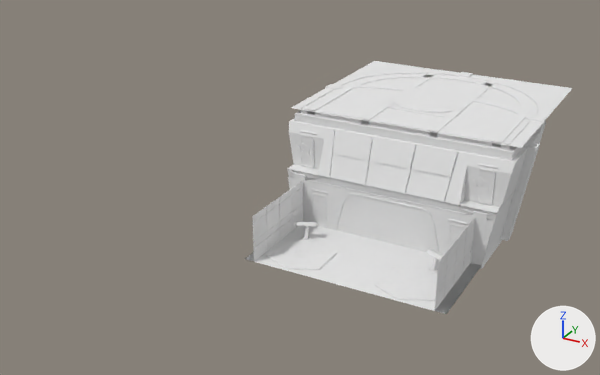
A saved change to the Blender file BlenderSource/MonitorShuttlebay.blend.
The view is the same before and after, from a 50 mm lens placed at (67.0, -178.5, 86.4), pointed at (-15.0, -29.5, 11.9). The axes (+X, +Y, +Z) are drawn at lower right. The lights are the same throughout.
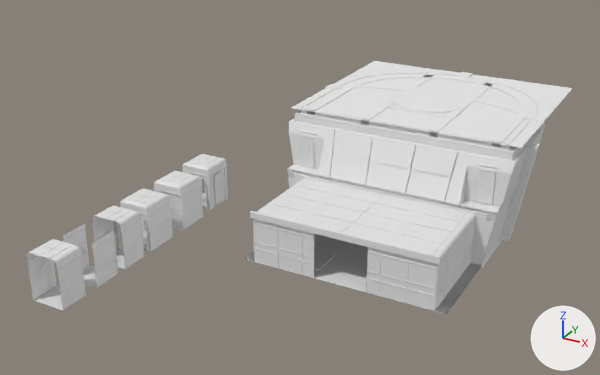
Where the change shows, as pixel boxes [x1, y1, x2, y2] in the pictures (600 x 375 px):
'Cube.001', added: after [27, 154, 228, 310]
part 1 of me_cube_001, added: after [293, 184, 347, 223]
part 2 of me_cube_001, added: after [382, 202, 430, 244]
part 3 of me_cube_001, added: after [301, 175, 477, 219]
part 4 of me_cube_001, added: after [250, 211, 441, 264]
part 5 of me_cube_001, added: after [257, 178, 475, 259]
part 6 of me_cube_001, added: after [278, 225, 314, 278]
part 7 of me_cube_001, built on: before [434, 251, 481, 314]; after [366, 247, 481, 314]
part 8 of me_cube_001, built on: before [247, 207, 267, 261]; after [247, 219, 278, 268]

Patch to the scene script:
```diff
--- a/BlenderSource/MonitorShuttlebay.blend.py
+++ b/BlenderSource/MonitorShuttlebay.blend.py
@@ mat_material_002 @@
+mat_material_002 = principled_material('Material.002')
+mat_material_002.base_color = (0.8, 0.8, 0.8)  # white #e7e7e7
+mat_material_002.roughness = 0.4
@@ me_cube_001 @@
 # used by ob_cube; location = (2.5, -2.4, 0.5); scale = (6.59, 6.59, 6.59)
-me_cube_001.from_pydata(...)  # 12377 vertices, 10720 faces; spans x -3.99..4.41, y -6.64..4.73, z -0.16..3.94
+me_cube_001.from_pydata(...)  # 13304 vertices, 11532 faces; spans x -3.99..4.41, y -6.69..4.73, z -0.16..3.94
+# me_cube_001 part 1: a new loose piece, a box spanning x -1.565..-1.262, y -6.611..-3.283, z 1.726..1.782, in mat_chaffeetexture (white #e7e7e7)
+# me_cube_001 part 2: a new loose piece, a box spanning x 1.425..1.729, y -6.611..-3.283, z 1.726..1.782, in mat_chaffeetexture (white #e7e7e7)
+# me_cube_001 part 3: a new loose piece, a box spanning x -3.03..3.255, y -3.331..-3.248, z 1.583..1.802, in mat_chaffeetexture (white #e7e7e7)
+# me_cube_001 part 4: a new loose piece, a box spanning x -3.03..3.255, y -6.689..-6.606, z 1.583..1.802, in mat_chaffeetexture (white #e7e7e7)
+# me_cube_001 part 5: a new loose piece of 503 vertices spanning x -2.99..3.22, y -6.61..-3.31, z 1.63..1.78, in mat_material_002 (white #e7e7e7)
+# me_cube_001 part 6: a new loose piece of 128 vertices spanning x -2.06..-0.77, y -6.64..-6.62, z 0.0..1.63, in mat_chaffeetexture (white #e7e7e7)
+# me_cube_001 part 7: 32 vertices moved from x 3.2..3.21, y -6.64..-6.63, z 0.0..1.63 to x 3.2..3.21, y -6.61, z 0.0..1.63; 192 vertices added at x 1.02..3.18, y -6.64..-6.62, z 0.0..1.63
+# me_cube_001 part 8: 32 vertices moved from x -2.98..-2.96, y -6.64..-6.63, z 0.0..1.63 to x -2.98..-2.96, y -6.61, z 0.0..1.63; 72 vertices added at x -2.95..-2.07, y -6.64..-6.62, z 0.0..1.63
 me_cube_001.materials.append(mat_chaffeetexture)
@@ me_cube_001 @@
 me_cube_001.materials.append(mat_material_001)
+me_cube_001.materials.append(mat_material_002)  # white #e7e7e7
@@ me_cube @@
+me_cube.from_pydata(...)  # 4382 vertices, 3250 faces; spans x -5.1..3.9, y -24.0..35.7, z 0.0..11.0
+me_cube.materials.append(mat_material_002)  # white #e7e7e7
@@ ob_cube_001 @@
+ob_cube_001 = bpy.data.objects.new('Cube.001', me_cube)
+ob_cube_001.location = (-43.5, -55.7, 0.0)
```
